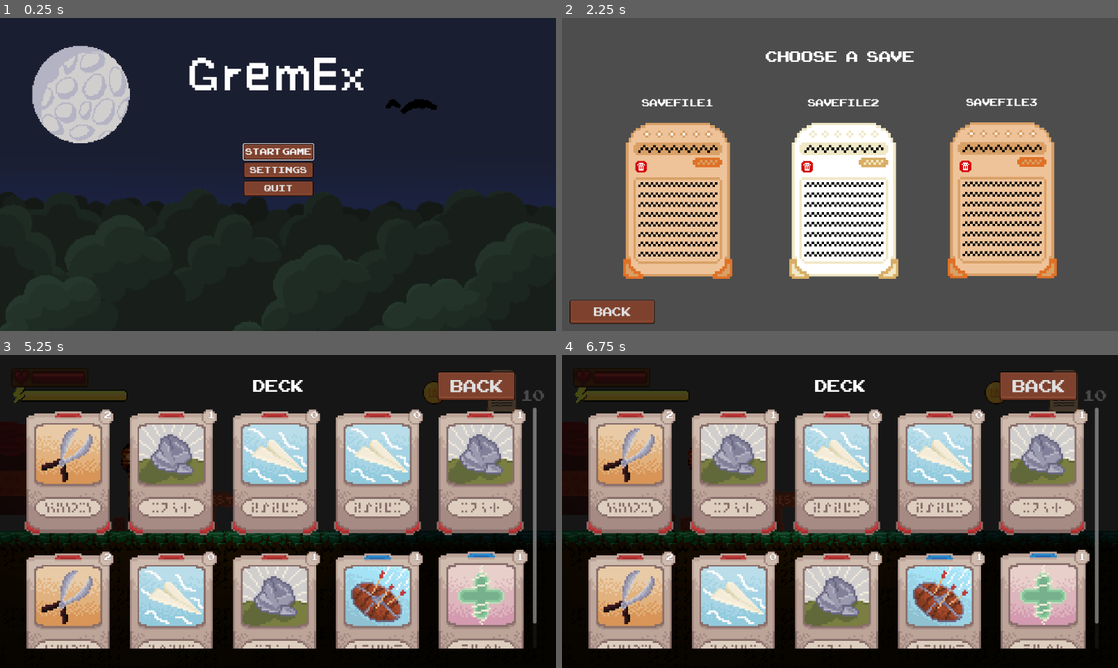
Above: before the commit, frames 1-4 (two rows, left to right).
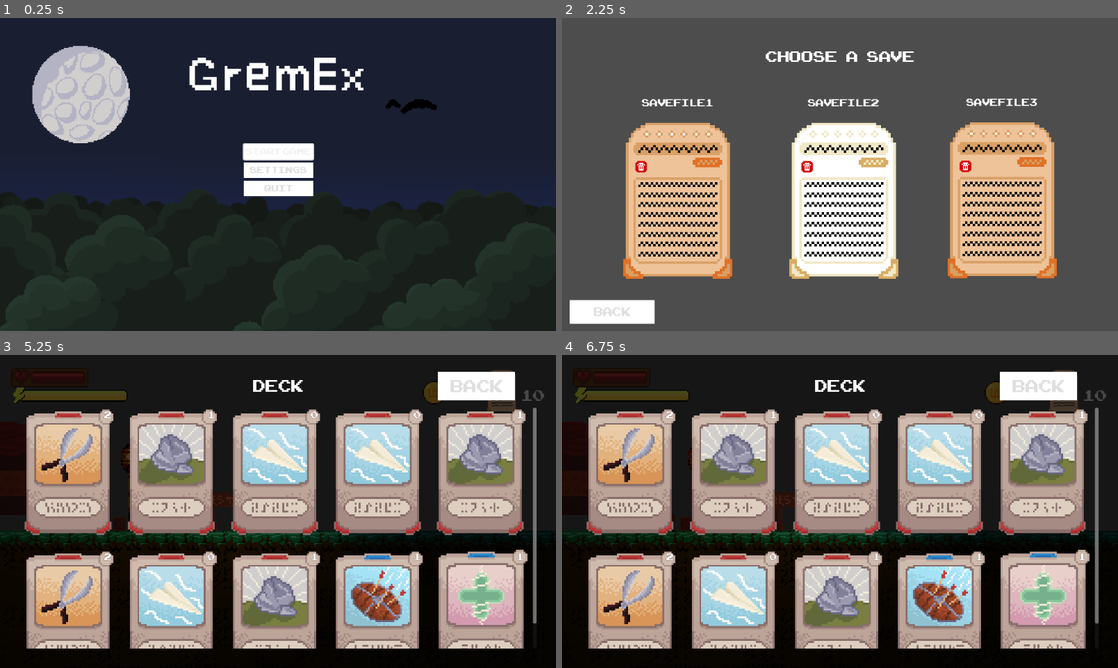
Above: after the commit, the same moments.

Repository: PoKiekKugelis/programavimo_inzinerija
Game: Godot game, scene res://scenes/game scenes/main_menu.tscn
Two runs of this game, one before a commit and one after it. Both use one fixed random seed, a clock stepped at 60 frames per second and the inputs below. The engine's default icon, where the game draws it, is replaced by a stand-in: a white triangle on a blue panel in a dark square.
Inputs (mouse positions are in pixels of both pictures, inside the frame that each line leads up to):
- Up to frame 1 (0.25 s): no input
- Up to frame 2 (2.25 s): click "Start Game" at 0.5 s; click "Back" at 1.25 s; click "Start Game" at 2 s
- Up to frame 3 (5.25 s): click "SaveFile1" at 2.75 s; move the mouse to (400, 495) at 3.52 s; press the mouse at (400, 495) at 3.53 s; hold D (right) 3.53-4.25 s; release the mouse at (400, 495) at 4.25 s; drag from (166, 527) to (344, 470) at 4.27 s; click "10" at 5 s
- Up to frame 4 (6.75 s): click "Back" at 5.75 s; tap Enter at 6.5 s; move the mouse to (895, 442) at 6.52 s; hold A (left) from 6.53 s (still down); hold Right mouse button (right_mouse) from 6.53 s (still down)

The runs differ from the first frame. In frame 1, 1.8% of the frame differs, in the area x 43-57%, y 40-58%; in frame 2, 1.1%; in frame 3, 1.1%; in frame 4, 1.1%.

Commit message:
SCRUM-100 After combat rewards
Now when you beat an enemy you get a reward of coins

Diff:
--- a/combat/scenes/victory_screen.tscn
+++ b/combat/scenes/victory_screen.tscn
@@ -1,6 +1,7 @@
-[gd_scene load_steps=2 format=3 uid="uid://d15sn3p157nau"]
+[gd_scene load_steps=3 format=3 uid="uid://d15sn3p157nau"]
 
 [ext_resource type="Script" uid="uid://dk7xmy1gswpvw" path="res://combat/scripts/victory_screen.gd" id="1_ujlt3"]
+[ext_resource type="Texture2D" uid="uid://d1w4ao0rh5klg" path="res://assets/sprites/coin.png" id="2_agwww"]
 
 [node name="VictoryScreen" type="Node"]
 script = ExtResource("1_ujlt3")
@@ -23,4 +24,19 @@
 theme_override_font_sizes/font_size = 60
 text = "Victory!"
 
+[node name="RewardLabel" type="Label" parent="."]
+offset_left = 432.0
+offset_top = 281.0
+offset_right = 662.0
+offset_bottom = 363.0
+theme_override_font_sizes/font_size = 23
+horizontal_alignment = 1
+vertical_alignment = 1
+
+[node name="Coin" type="Sprite2D" parent="."]
+visible = false
+position = Vector2(708, 323)
+scale = Vector2(2, 2)
+texture = ExtResource("2_agwww")
+
 [connection signal="pressed" from="Button" to="." method="_on_button_pressed"]
--- a/combat/scripts/victory_screen.gd
+++ b/combat/scripts/victory_screen.gd
@@ -1,10 +1,19 @@
 extends Node
 
+# Base reward configuration
+@export var base_reward: int = 50
+@export var reward_variance_percent: float = 10.0
+
 @onready var button: Button = $Button
+@onready var reward_label: Label = $RewardLabel
+@onready var coin: Sprite2D = $Coin
 
 func _ready() -> void:
 	# Connect button signal
 	button.pressed.connect(_on_button_pressed)
+
+	# calculate and award reward when victory screen appears
+	award_victory_reward()
 
 func _on_button_pressed() -> void:
 	# Return to the main game
@@ -15,3 +24,19 @@
 	# Emit a signal that the parent can connect to
 	# You'll need to define this signal at the top of the script
 	emit_signal("continue_game")
+
+func award_victory_reward():
+	# calculate random reward with +10% or -10% variance
+	var variance_amount = base_reward * (reward_variance_percent / 100.0)
+	var min_reward = base_reward - variance_amount
+	var max_reward = base_reward + variance_amount
+
+	# generate random reward within range
+	var coins_earned = randi_range(int(min_reward), int(max_reward))
+
+	# award the money to the player
+	Money.add_money(coins_earned)
+
+	# display the reward on screen
+	reward_label.text = "You earned " + str(coins_earned) + " coins!"
+	coin.visible = true;
--- a/main_theme.tres
+++ b/main_theme.tres
@@ -1,10 +1,8 @@
-[gd_resource type="Theme" load_steps=11 format=3 uid="uid://bvcwux0exg1y0"]
+[gd_resource type="Theme" load_steps=10 format=3 uid="uid://bvcwux0exg1y0"]
 
-[ext_resource type="Texture2D" uid="uid://dd44las7jmo5" path="res://assets/sprites/version A/buttons_gremEx.png" id="1_a2l2q"]
 [ext_resource type="FontFile" uid="uid://bi04iecmbt37l" path="res://assets/Fonts/ARCADECLASSIC.TTF" id="1_f40b4"]
 
 [sub_resource type="AtlasTexture" id="AtlasTexture_466ly"]
-atlas = ExtResource("1_a2l2q")
 region = Rect2(4, 3, 72, 24)
 
 [sub_resource type="StyleBoxTexture" id="StyleBoxTexture_a2l2q"]
@@ -19,7 +17,6 @@
 texture_margin_bottom = 2.0
 
 [sub_resource type="AtlasTexture" id="AtlasTexture_a2l2q"]
-atlas = ExtResource("1_a2l2q")
 region = Rect2(4, 31, 72, 24)
 
 [sub_resource type="StyleBoxTexture" id="StyleBoxTexture_0omi4"]
@@ -34,7 +31,6 @@
 texture_margin_bottom = 2.0
 
 [sub_resource type="AtlasTexture" id="AtlasTexture_58jnp"]
-atlas = ExtResource("1_a2l2q")
 region = Rect2(4, 3, 72, 24)
 
 [sub_resource type="StyleBoxTexture" id="StyleBoxTexture_466ly"]
@@ -49,7 +45,6 @@
 texture_margin_bottom = 2.0
 
 [sub_resource type="AtlasTexture" id="AtlasTexture_0omi4"]
-atlas = ExtResource("1_a2l2q")
 region = Rect2(4, 60, 72, 24)
 
 [sub_resource type="StyleBoxTexture" id="StyleBoxTexture_58jnp"]
Not shown: 2 places in combat/scenes/combat_screen.tscn that only renumber resources
Not shown: 1 places in scenes/game scenes/main_menu.tscn that only renumber resources
